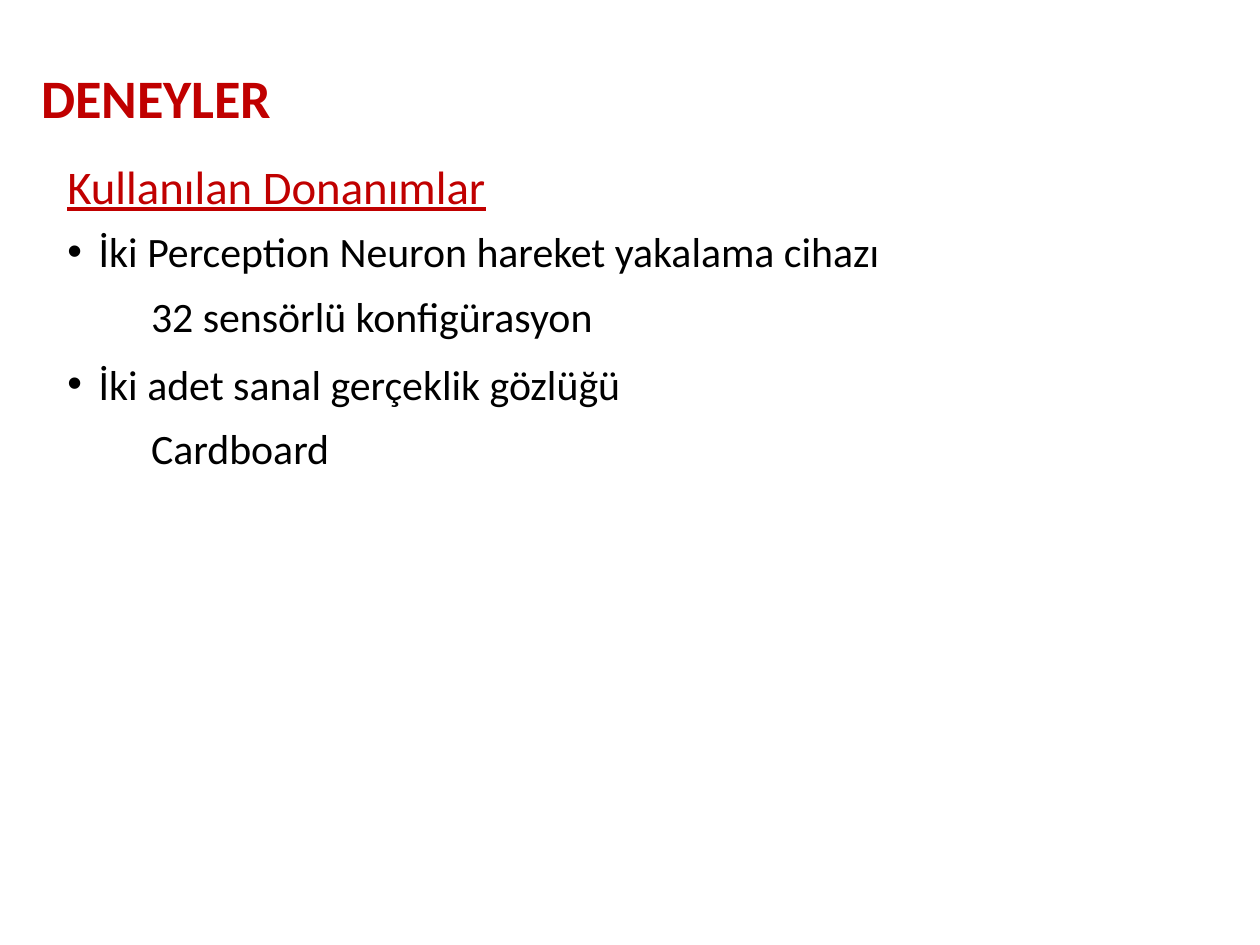
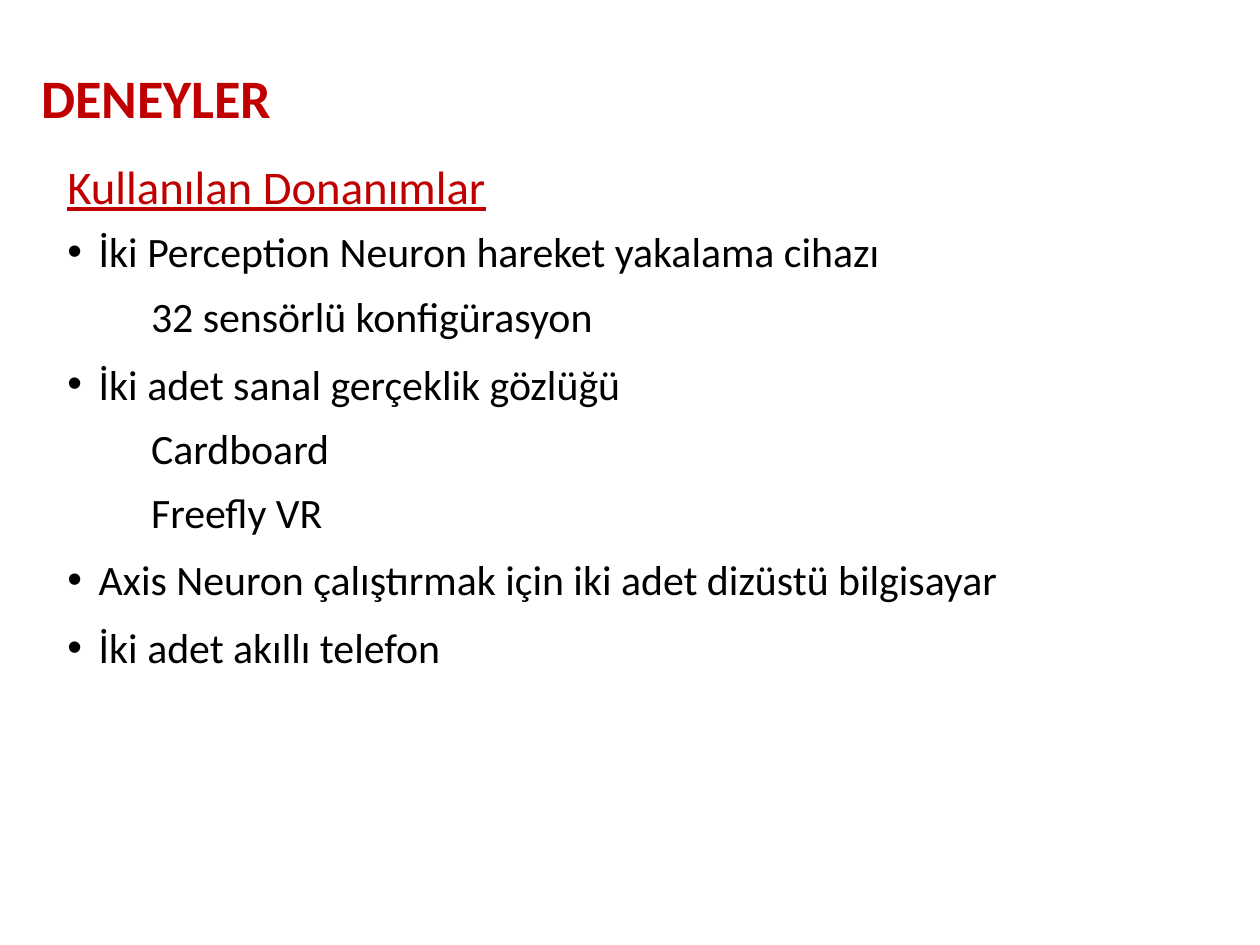
Before and after one commit to umutyazgan/unity-network-mocap, a slide deck: slide 9 of sunum.odp. Drawn at 1260x945 pixels with LibreOffice and Linux fonts; fonts in the diff are those of the drawing; background and template pictures are left out. Boxes give left, top, right and bottom in pixels: in the first picture for what was removed or moved away, otherwise in the second. Text is boxed around its words. In the diff, an @@ line names an element or a change of style, - is before the commit and + after.

```diff
--- a/sunum.odp
+++ b/sunum.odp
@@ text at (x1=99, y1=499, x2=997, y2=664): paragraphs added @@
+  − Freefly VR
+• Axis Neuron çalıştırmak için iki adet dizüstü bilgisayar
+• İki adet akıllı telefon
```
Also in this commit, not shown: 4 other slides changed, 5 slides added, 5 slides removed.
